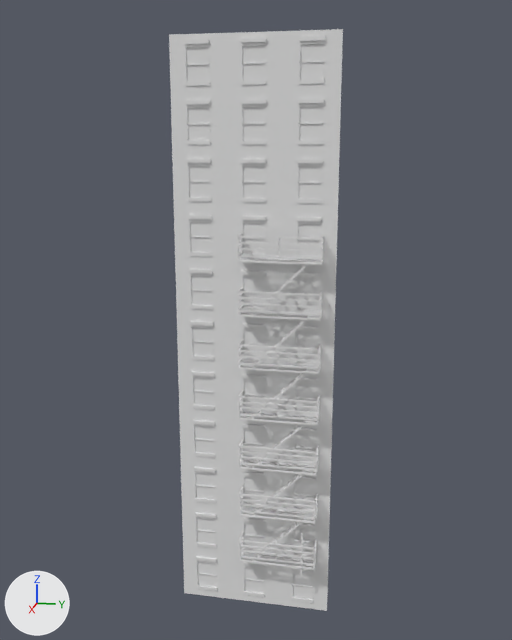
The FBX model Blender/FBX/Buildings/Building pieces/Type 2/11 floors/Fire escape.fbx, before and after one commit.
One viewpoint serves both versions: a camera (50 mm lens) standing at (37.8, 7.7, 27.4) and looking at (-0.8, -0.1, 17.7). Arrows for +X, +Y and +Z are at lower left; the lights stay in place. Where no turn or scale is listed for an object, it has been applied to the vertices.

In view in the first picture: 'Cube_001', 'End', 'Plane', 'Window'.
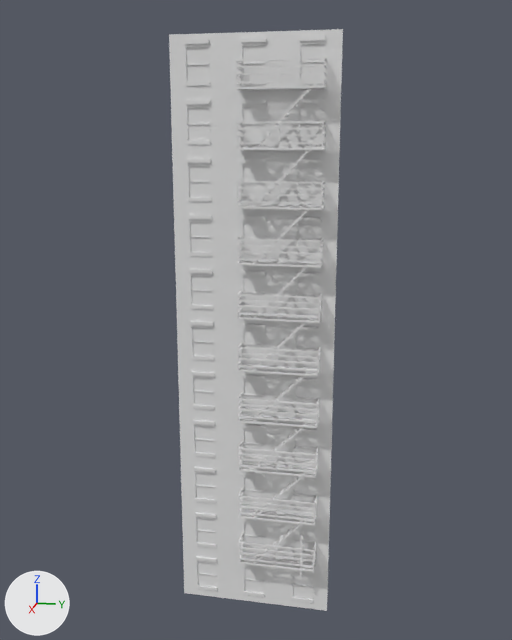
Location of each change, (x1, y1, x2, y2) in pixels of the pictures (512 x 640 px):
```json
{"object": "Cube_002", "change": "added", "after": [235, 57, 327, 579]}
{"object": "End", "change": "deleted", "before": [237, 234, 324, 577]}
```

Edits to the scene script, one JSON object a line:
```json
{"op": "add", "block": "me_cube_002", "code": ["me_cube_002 = bpy.data.meshes.new('Cube_002')", "me_cube_002.from_pydata(...)  # 2160 vertices, 1620 faces; spans x -0.5..0.5, y -2.3..2.3, z -0.7..28.4", "me_cube_002.materials.append(mat_material_009)  # white #e7e7e7"]}
{"op": "remove", "block": "ob_end", "code": ["ob_end = bpy.data.objects.new('End', me_end)", "ob_end.location = (0.55, 1.54, 3.37)"]}
{"op": "add", "block": "ob_cube_002", "code": ["ob_cube_002 = bpy.data.objects.new('Cube_002', me_cube_002)", "ob_cube_002.location = (0.53, 1.5, 3.22)"]}
```
